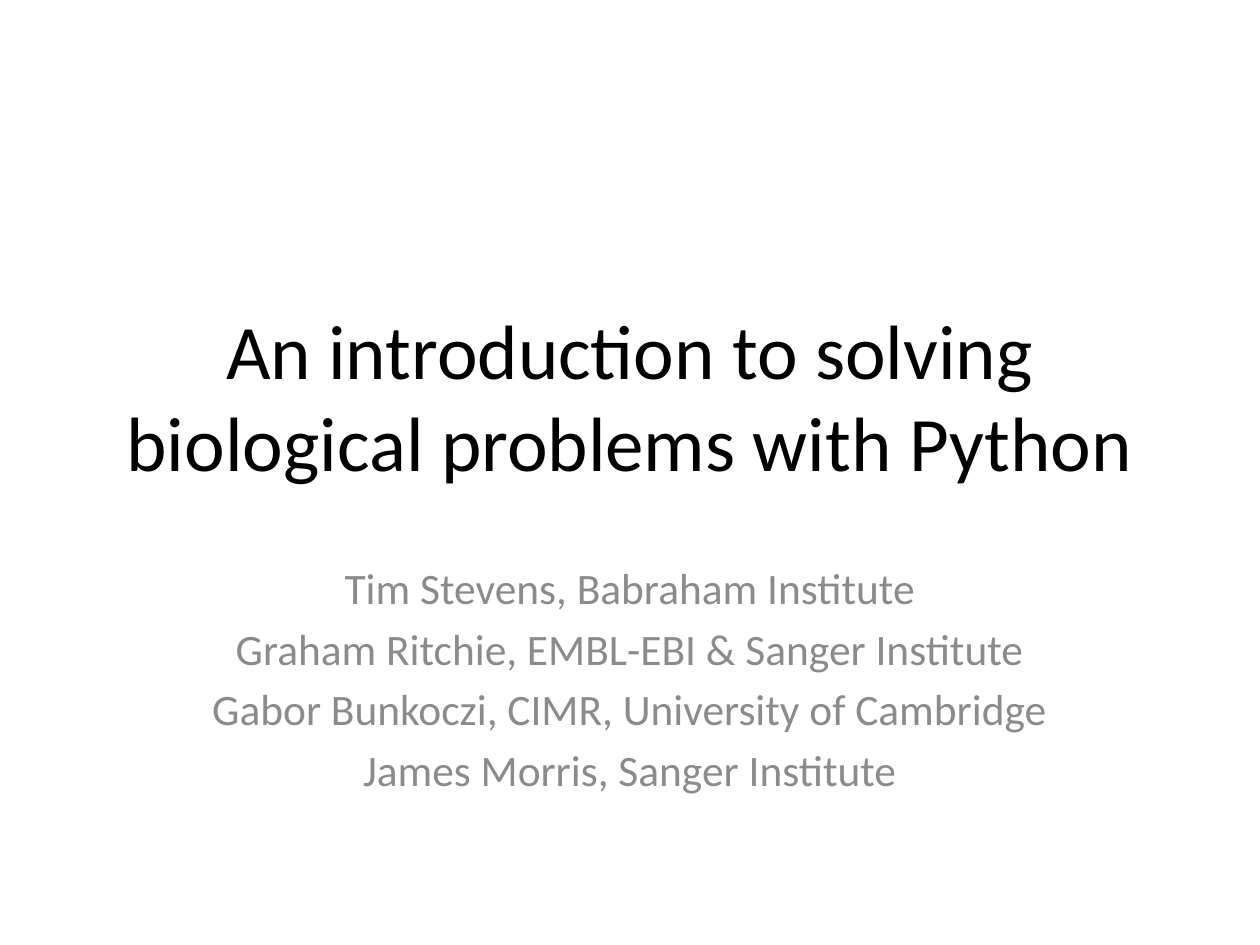
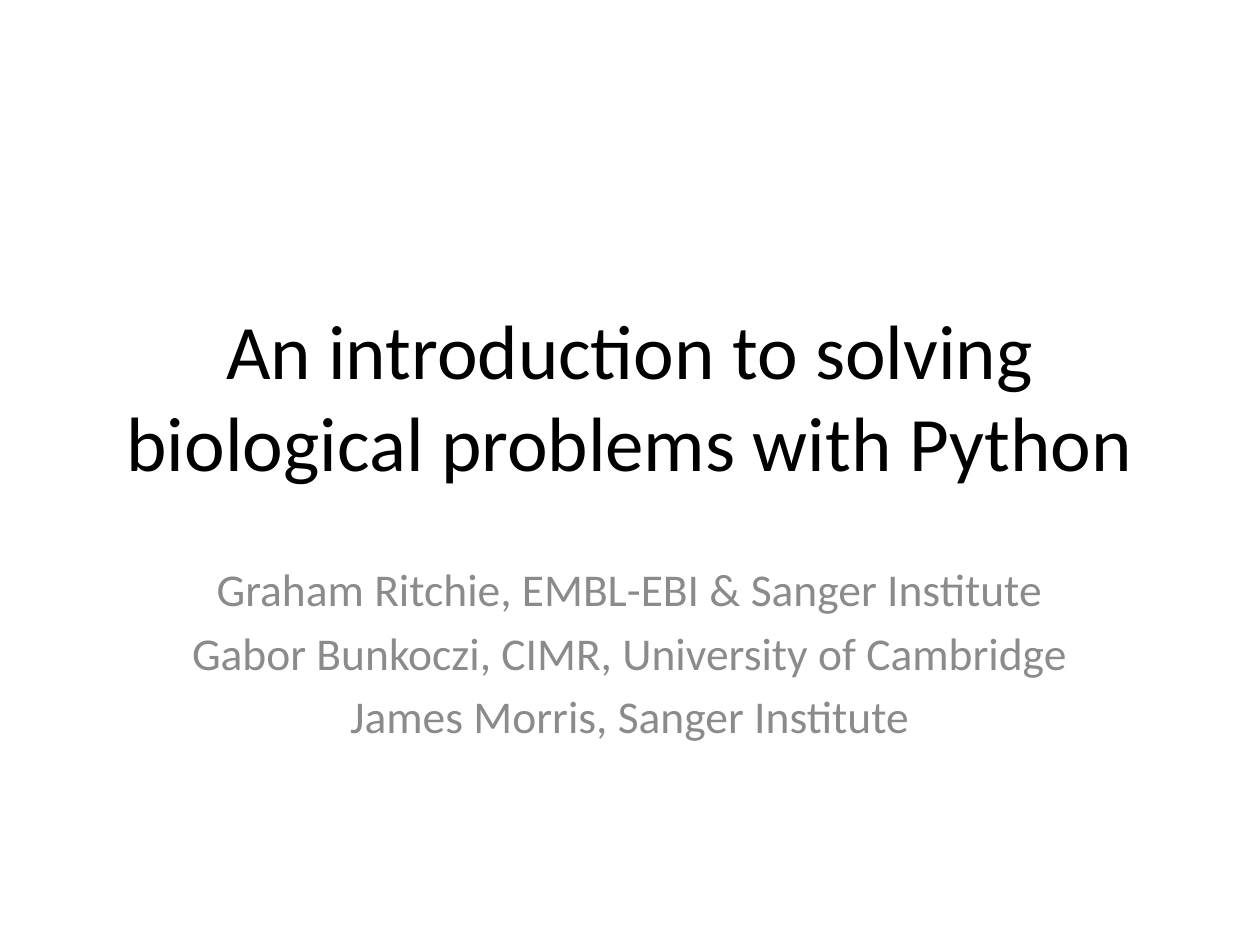
Before and after one commit to pycam/python-basic, a slide deck: slide 1 of course_intro.pptx. Drawn at 1260x945 pixels with LibreOffice and Linux fonts; fonts in the diff are those of the drawing. Boxes give left, top, right and bottom in pixels: in the first picture for what was removed or moved away, otherwise in the second. Text is boxed around its words. In the diff, an @@ line names an element or a change of style, - is before the commit and + after.

```diff
--- a/course_intro.pptx
+++ b/course_intro.pptx
@@ subtitle "Graham Ritchie, EMBL-EBI & Sanger ..." at (x1=192, y1=574, x2=1066, y2=741): size 24.8 to 26 pt @@
@@ subtitle at (x1=345, y1=574, x2=914, y2=609): paragraph removed @@
-Tim Stevens, Babraham Institute
```
Also in this commit, not shown: 1 other slide changed.
